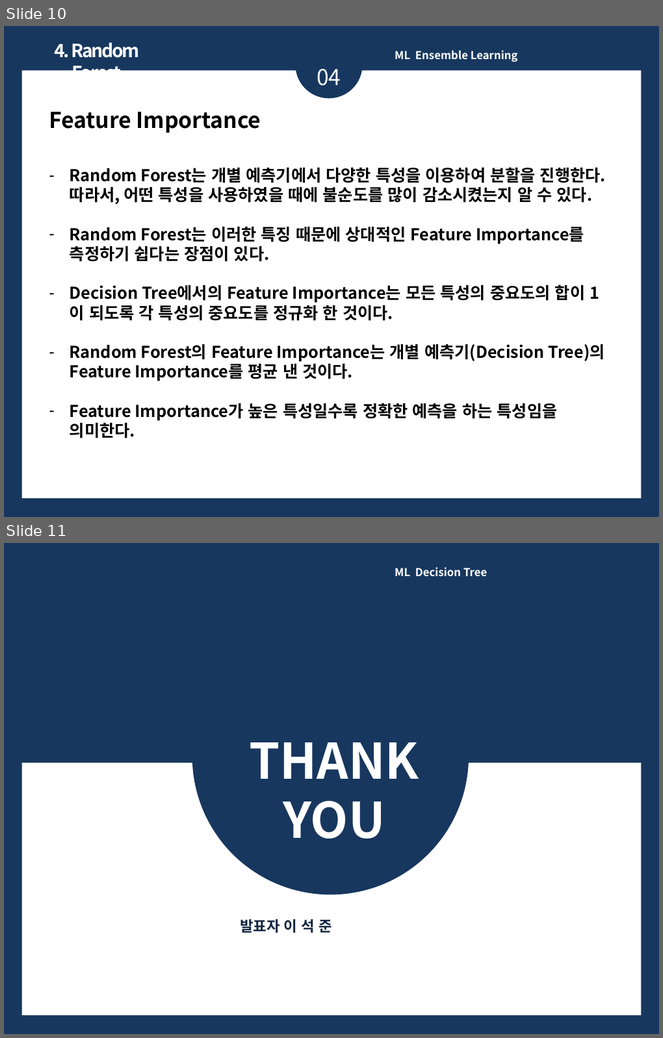
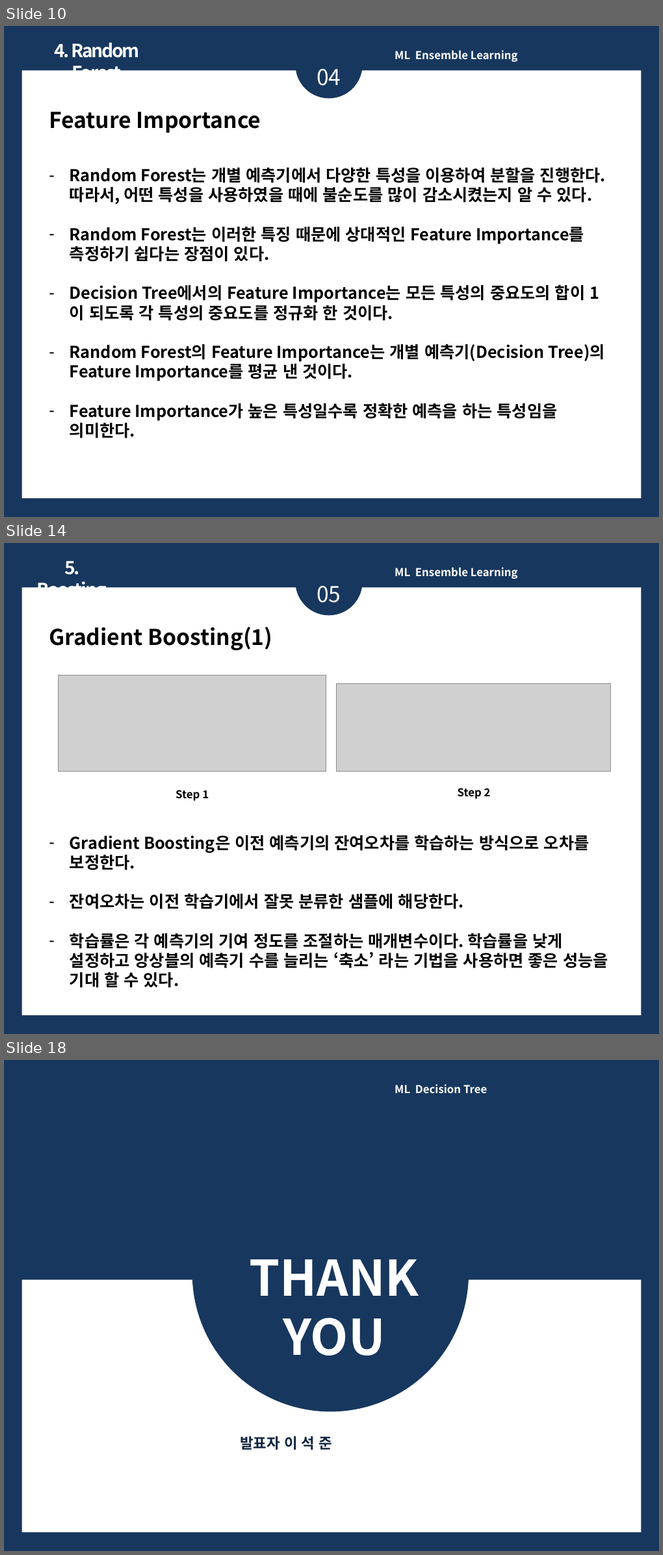
Before and after one commit to ykykyk112/machine_learning, a slide deck: ML_Algorithm_Review/Ensemble_Learning_Review.pptx. Shown one above the other, each under a label of ours: slides 10 and 11 before the commit, slides 10, 14 and 18 after it; the slides between them are not shown. The pictures are 663x1038 and 663x1555 pixels, drawn with LibreOffice and Linux fonts; fonts in the diff are those of the drawing; grey boxes stand for pictures. Boxes give left, top, right and bottom in pixels: in the first picture for what was removed or moved away, otherwise in the second. Text is boxed around its words. In the diff, an @@ line names an element or a change of style, - is before the commit and + after.

Commit message:
2021.02.12 Ensemble Learning Review File 추가
- Boosting
- AdaBoost
- Gradient Boosting
- Stacking

```diff
--- a/ML_Algorithm_Review/Ensemble_Learning_Review.pptx
+++ b/ML_Algorithm_Review/Ensemble_Learning_Review.pptx
@@ slide 14 added at (4, 543, 659, 1034), background #17375E @@
@@ text added at (36, 561, 107, 588), 20 pt, text #FFFFFF, bold @@
+5. Boosting
@@ ellipse added at (296, 548, 362, 615), fill #17375E @@
@@ text added at (395, 567, 518, 579), 12 pt, text #FFFFFF, bold @@
+ML Ensemble Learning
@@ rectangle added at (22, 588, 642, 1016), fill #FFFFFF @@
@@ text added at (317, 586, 341, 603), 24 pt, text #FFFFFF @@
+05
@@ text added at (49, 627, 608, 988), 18 pt, text #000000, bold @@
+Gradient Boosting(1)
+– Gradient Boosting은 이전 예측기의 잔여오차를 학습하는 방식으로 오차를 보정한다.
+– 잔여오차는 이전 학습기에서 잘못 분류한 샘플에 해당한다.
+– 학습률은 각 예측기의 기여 정도를 조절하는 매개변수이다. 학습률을 낮게 설정하고 앙상블의 예측기 수를 늘리는 ‘축소’ 라는 기법을 사용하면 좋은 성능을 기대 할 수 있다.
@@ group added at (59, 676, 610, 801): 2 pictures, 2 texts @@
+Step 1
+Step 2
@@ what was slide 11 is now slide 18 @@
```
Also in this commit, not shown: 2 slides changed, 6 other slides added.
